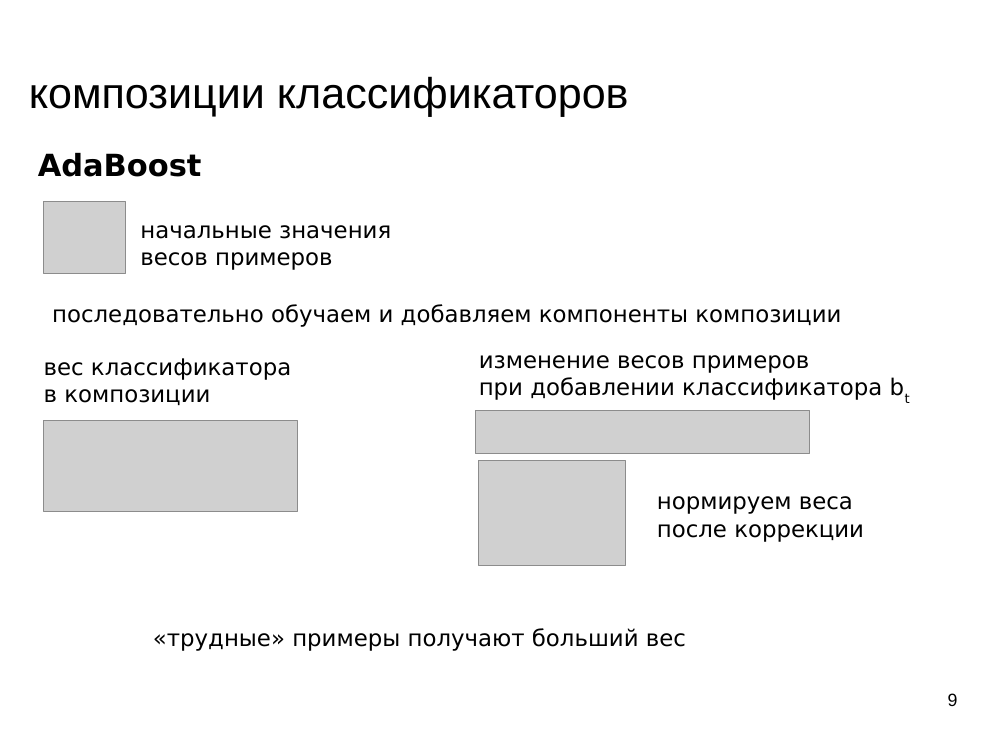
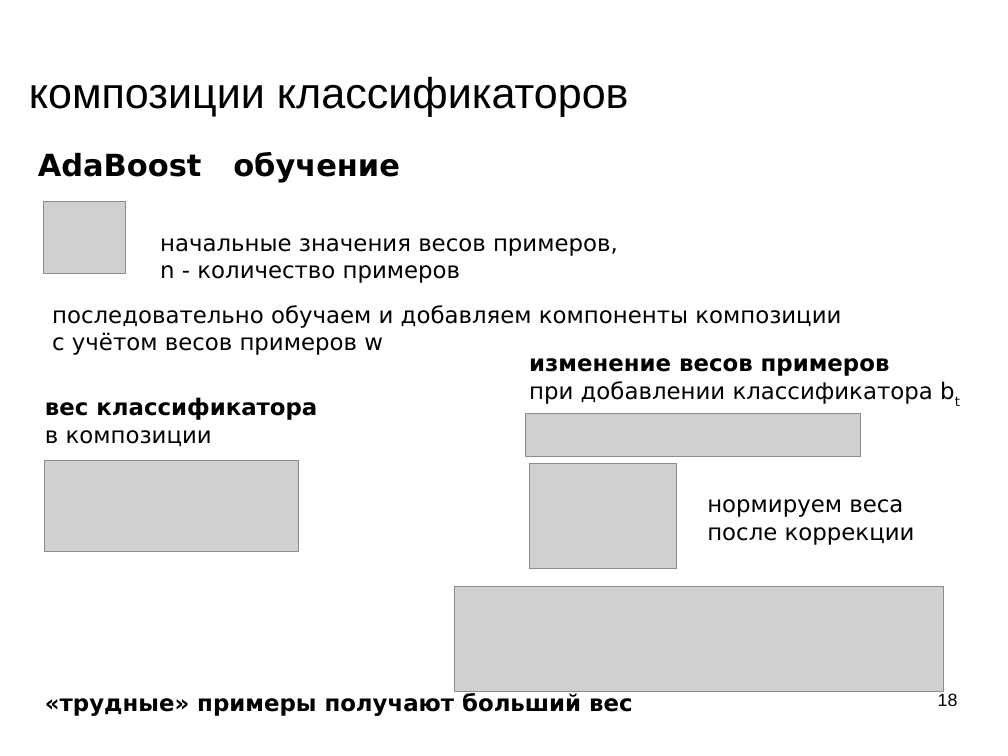
Before and after one commit to mechanoid5/ml_lectorium_legacy, a slide deck: slide 18 of 11-boost.odp (slide 9 before the commit). Drawn at 1008x756 pixels with LibreOffice and Linux fonts; fonts in the diff are those of the drawing; grey boxes stand for pictures; background and template pictures are left out. Boxes give left, top, right and bottom in pixels: in the first picture for what was removed or moved away, otherwise in the second. Text is boxed around its words. In the diff, an @@ line names an element or a change of style, - is before the commit and + after.

```diff
--- a/11-boost.odp
+++ b/11-boost.odp
@@ text at <box>38,152,400,182</box>: text changed @@
-AdaBoost
+AdaBoost обучение
@@ text at <box>160,238,618,283</box>: text changed @@
-начальные значения
-весов примеров
+начальные значения весов примеров,
+n - количество примеров
@@ text at <box>52,332,383,355</box>: paragraph added @@
+с учётом весов примеров w
@@ text "изменение весов примеров": place and size @@
-text "изменение весов примеров" at <box>479,355,882,400</box>
+text "изменение весов примеров" at <box>529,358,933,404</box>
@@ text at <box>529,358,890,376</box>: bold on in "изменение весов примеров" @@
@@ text "вес классификатора": place and size @@
-text "вес классификатора" at <box>44,358,291,405</box>
+text "вес классификатора" at <box>45,397,317,446</box>
@@ text at <box>45,397,317,420</box>: bold on in "вес классификатора" @@
@@ picture: place and size @@
-picture at <box>476,411,810,455</box>
+picture at <box>526,413,861,457</box>
@@ picture: place and size @@
-picture at <box>43,421,297,511</box>
+picture at <box>45,461,299,552</box>
@@ picture: place and size @@
-picture at <box>479,461,627,566</box>
+picture at <box>530,464,677,569</box>
@@ text "нормируем веса": place and size @@
-text "нормируем веса" at <box>657,496,864,542</box>
+text "нормируем веса" at <box>707,499,915,545</box>
@@ picture added at <box>455,587,944,692</box> @@
@@ text "«трудные» примеры получают больший вес": place and size @@
-text "«трудные» примеры получают больший вес" at <box>153,628,686,651</box>
+text "«трудные» примеры получают больший вес" at <box>45,693,632,716</box>
@@ text "«трудные» примеры получают больший вес" at <box>45,693,632,716</box>: bold on @@
@@ page number at <box>938,693,958,706</box>: text changed @@
-9
+18
```
Also in this commit, not shown: 10 other slides changed, 13 slides added, 1 other file.
